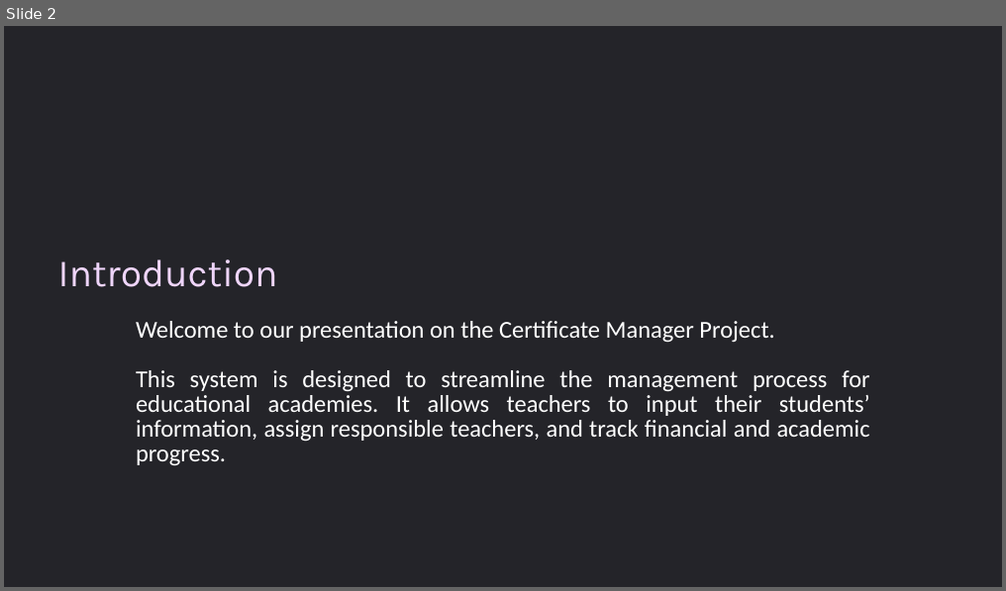
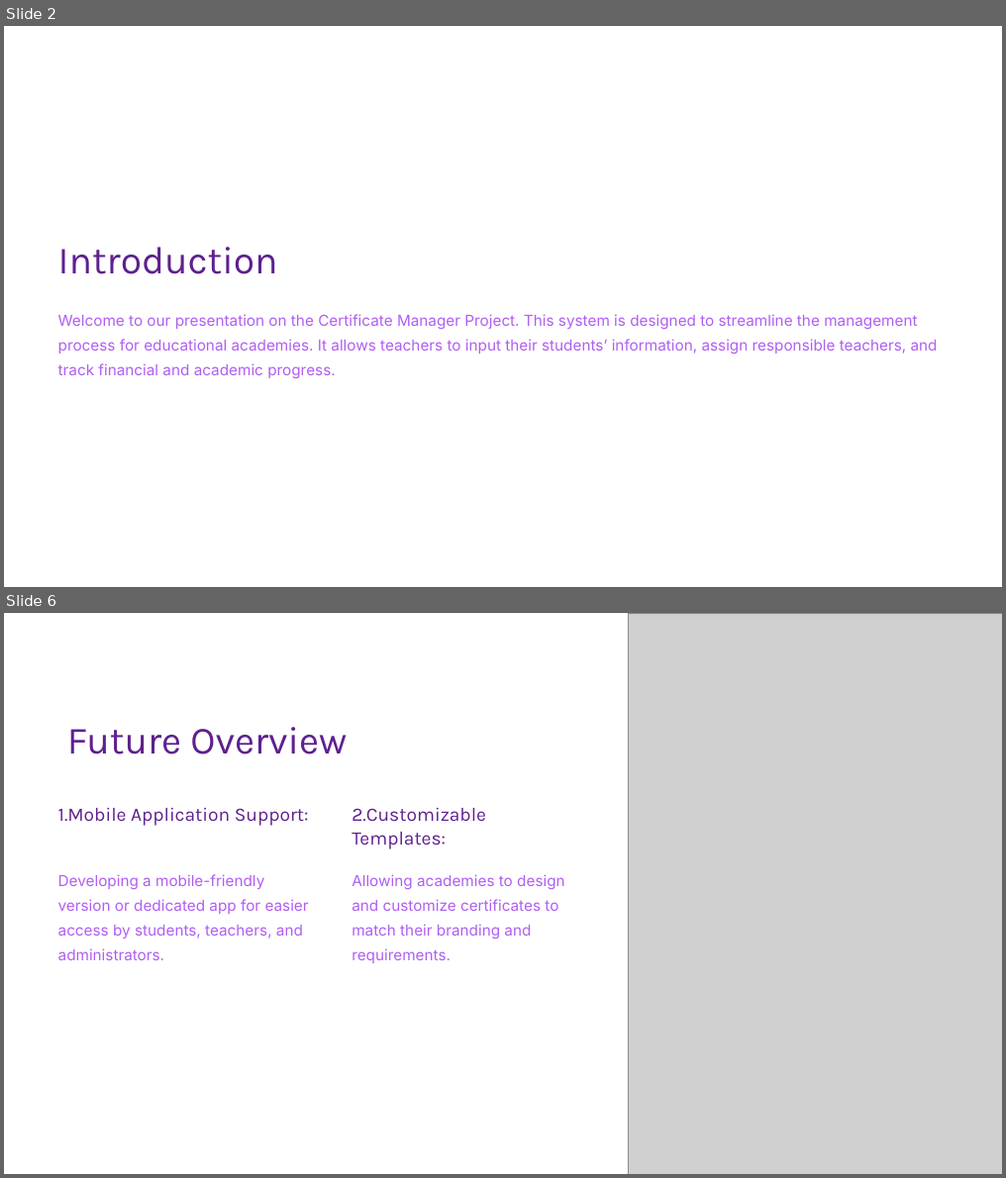
Before and after one commit to Zughayyar/JavaProject-Certificate-Manager, a slide deck: Presentation/Certificate-Manager-Project.pptx. Shown one above the other, each under a label of ours: slide 2 before the commit, slides 2 and 6 after it; the slides between them are not shown. The pictures are 1006x591 and 1006x1178 pixels, drawn with LibreOffice and Linux fonts; fonts in the diff are those of the drawing; grey boxes stand for pictures; background and template pictures are left out. Boxes give left, top, right and bottom in pixels: in the first picture for what was removed or moved away, otherwise in the second. Text is boxed around its words. In the diff, an @@ line names an element or a change of style, - is before the commit and + after.

```diff
--- a/Presentation/Certificate-Manager-Project.pptx
+++ b/Presentation/Certificate-Manager-Project.pptx
@@ slide 6 added at [4,613,1002,1174], background #000000; not listed: 1 template element that a slide beside it also shows @@
@@ picture added at [628,613,1002,1174] @@
@@ text added at [67,727,347,755], 44.5 pt, text #5E208E @@
+Future Overview
@@ text added at [58,808,309,826], 22 pt, text #5E208E @@
+1.Mobile Application Support:
@@ text added at [351,808,486,850], 22 pt, text #5E208E @@
+2.Customizable Templates:
@@ text added at [58,874,309,960], 17.5 pt, text #B05EF1 @@
+Developing a mobile-friendly version or dedicated app for easier access by students, teachers, and administrators.
@@ text added at [351,874,564,963], 17.5 pt, text #B05EF1 @@
+Allowing academies to design and customize certificates to match their branding and requirements.
@@ slide 2 changed as well @@
@@ rectangle at [4,26,1002,587]: fill #242429 to #FFFFFF @@
@@ text "Introduction": place and size @@
-text "Introduction" at [58,260,278,287]
+text "Introduction" at [58,247,278,274]
@@ text "Introduction" at [58,247,278,274]: text colour #EFD5FA to #5E208E @@
@@ text at [58,314,938,379]: text changed; size 28 to 17.5 pt; font Calibri to Inter; text colour #FFFFFF to #B05EF1 @@
-Welcome to our presentation on the Certificate Manager Project.
-This system is designed to streamline the management process for educational academies. It allows teachers to input their students’ information, assign responsible teachers, and track financial and academic progress.
+Welcome to our presentation on the Certificate Manager Project. This system is designed to streamline the management process for educational academies. It allows teachers to input their students’ information, assign responsible teachers, and track financial and academic progress.
@@ rectangle added at [869,540,1002,587], fill #FFFFFF, outline #FFFFFF 1 pt @@
```
Also in this commit, not shown: 5 other slides changed, 3 other slides added, 4 slides removed, 1 other file.
